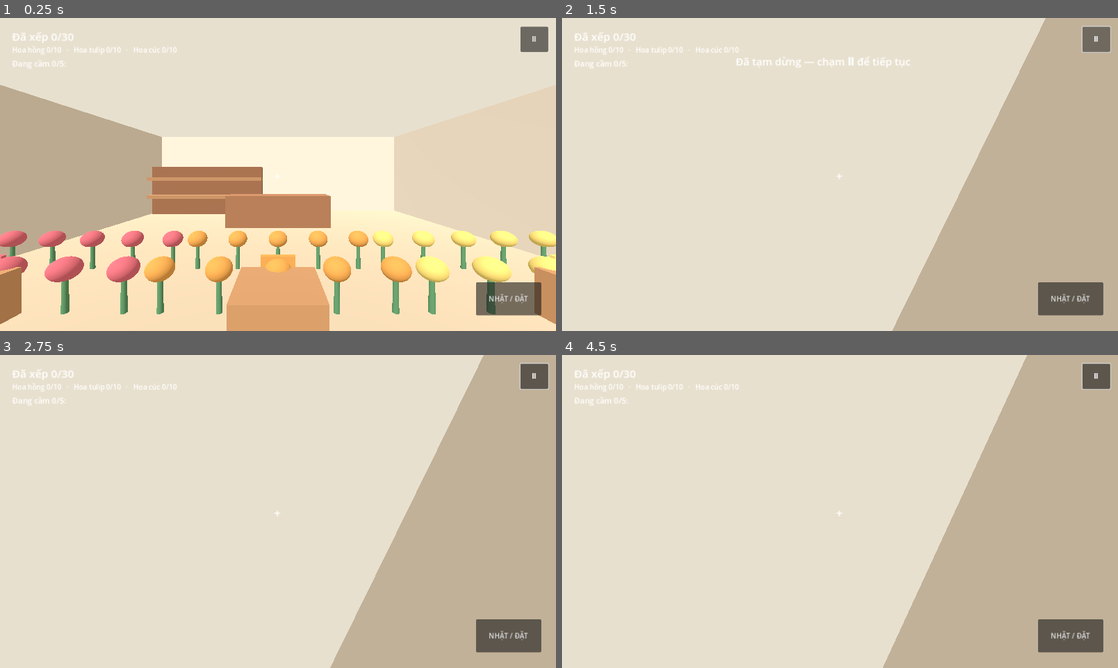
Above: before the commit, frames 1-4 (two rows, left to right).
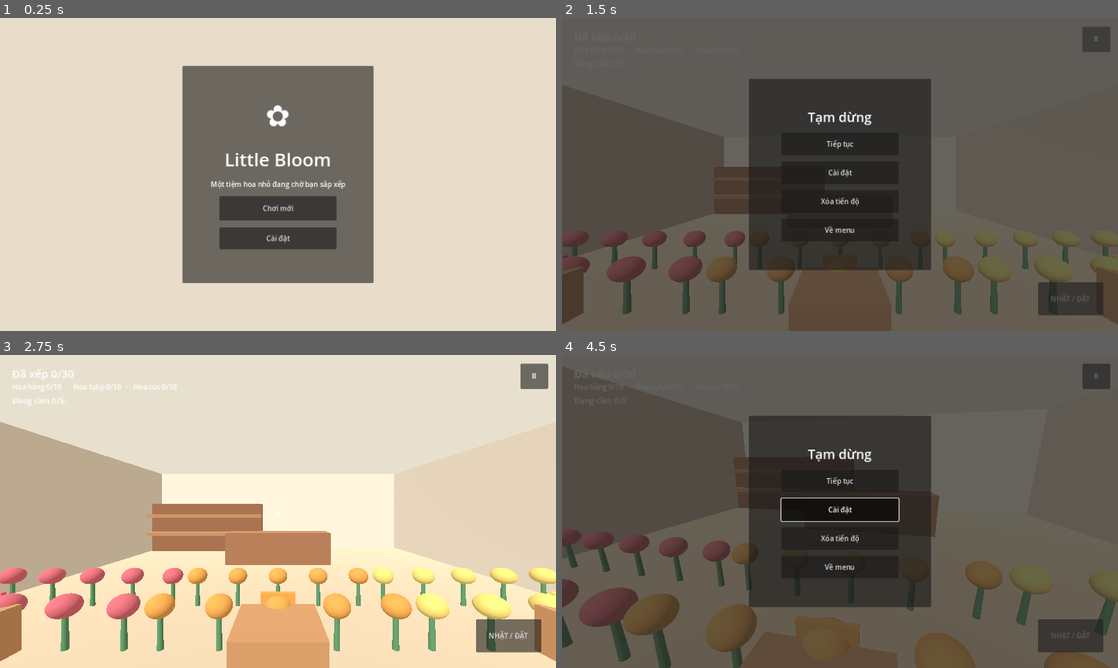
Above: after the commit, the same moments.

Repository: Phonng/tidy-up-little-bloom
Game: Godot game, scene res://scenes/main_menu.tscn
Two runs of this game, one before a commit and one after it. Both use one fixed random seed, a clock stepped at 60 frames per second and the inputs below. Before the commit the project starts from res://scenes/main.tscn.
Inputs (mouse positions are in pixels of both pictures, inside the frame that each line leads up to):
- Up to frame 1 (0.25 s): no input
- Up to frame 2 (1.5 s): click (840, 208) at 0.5 s, where only the run after the commit has a clickable "Chơi mới"; click "Ⅱ" at 1.25 s
- Up to frame 3 (2.75 s): click (278, 480) at 2 s, where only the run after the commit has a clickable "Tiếp tục"
- Up to frame 4 (4.5 s): click "NHẶT / ĐẶT" at 2.75 s; tap Enter at 3.5 s; move the mouse to (867, 511) at 3.52 s; hold Up (ui_up) from 3.53 s (still down); tap E at 3.6, 4.35 s; click (867, 511) at 3.67 s; tap Space at 4.25 s; move the mouse to (812, 511) at 4.27 s; click (812, 511) at 4.42 s

The runs differ from the first frame. In frame 1, 49% of the frame differs, in the area x 0-100%, y 2-100%; in frame 2, 100%, in the area x 0-100%, y 0-100%; in frame 3, 51%; in frame 4, 100%.

Commit message:
Add menu pause and settings flows

Diff:
--- a/project.godot
+++ b/project.godot
@@ -3,7 +3,7 @@
 
 [application]
 config/name="Little Bloom"
-run/main_scene="res://scenes/main.tscn"
+run/main_scene="res://scenes/main_menu.tscn"
 config/features=PackedStringArray("4.3", "GL Compatibility")
 
 [display]
@@ -22,3 +22,4 @@
 
 [autoload]
 GameState="*res://scripts/autoload/game_state.gd"
+SettingsManager="*res://scripts/autoload/settings_manager.gd"
--- /dev/null
+++ b/scenes/main_menu.tscn
@@ -0,0 +1,12 @@
+[gd_scene load_steps=2 format=3]
+
+[ext_resource type="Script" path="res://scripts/main_menu.gd" id="1_menu"]
+
+[node name="MainMenu" type="Control"]
+layout_mode = 3
+anchors_preset = 15
+anchor_right = 1.0
+anchor_bottom = 1.0
+grow_horizontal = 2
+grow_vertical = 2
+script = ExtResource("1_menu")
--- a/scripts/autoload/game_state.gd
+++ b/scripts/autoload/game_state.gd
@@ -76,6 +76,9 @@
 
 func is_complete() -> bool:
 	return placed_ids.size() >= FLOWER_TYPES.size() * TARGET_PER_TYPE
+
+func has_progress() -> bool:
+	return not inventory.is_empty() or not placed_ids.is_empty()
 
 func _is_valid_flower_id(flower_id: String) -> bool:
 	var parts := flower_id.split("_")
--- /dev/null
+++ b/scripts/autoload/settings_manager.gd
@@ -0,0 +1,69 @@
+extends Node
+
+const SETTINGS_PATH := "user://settings.cfg"
+
+var look_sensitivity := 1.0
+var invert_y := false
+var music_volume := 0.7
+var sfx_volume := 0.8
+
+func _ready() -> void:
+	_ensure_audio_bus("Music")
+	_ensure_audio_bus("SFX")
+	load_settings()
+	_apply_audio()
+
+func _ensure_audio_bus(bus_name: String) -> void:
+	var index := AudioServer.get_bus_index(bus_name)
+	if index == -1:
+		index = AudioServer.bus_count
+		AudioServer.add_bus(index)
+		AudioServer.set_bus_name(index, bus_name)
+	AudioServer.set_bus_send(index, "Master")
+
+func load_settings() -> void:
+	var config := ConfigFile.new()
+	if config.load(SETTINGS_PATH) != OK:
+		return
+	look_sensitivity = clampf(float(config.get_value("controls", "look_sensitivity", 1.0)), 0.5, 2.0)
+	invert_y = bool(config.get_value("controls", "invert_y", false))
+	music_volume = clampf(float(config.get_value("audio", "music_volume", 0.7)), 0.0, 1.0)
+	sfx_volume = clampf(float(config.get_value("audio", "sfx_volume", 0.8)), 0.0, 1.0)
+
+func save_settings() -> void:
+	var config := ConfigFile.new()
+	config.set_value("controls", "look_sensitivity", look_sensitivity)
+	config.set_value("controls", "invert_y", invert_y)
+	config.set_value("audio", "music_volume", music_volume)
+	config.set_value("audio", "sfx_volume", sfx_volume)
+	var error := config.save(SETTINGS_PATH)
+	if error != OK:
+		push_warning("Could not save settings")
+
+func set_look_sensitivity(value: float) -> void:
+	look_sensitivity = clampf(value, 0.5, 2.0)
+	save_settings()
+
+func set_invert_y(value: bool) -> void:
+	invert_y = value
+	save_settings()
+
+func set_music_volume(value: float) -> void:
+	music_volume = clampf(value, 0.0, 1.0)
+	_apply_audio()
+	save_settings()
+
+func set_sfx_volume(value: float) -> void:
+	sfx_volume = clampf(value, 0.0, 1.0)
+	_apply_audio()
+	save_settings()
+
+func _apply_audio() -> void:
+	_set_bus_volume("Music", music_volume)
+	_set_bus_volume("SFX", sfx_volume)
+
+func _set_bus_volume(bus_name: String, linear_volume: float) -> void:
+	var index := AudioServer.get_bus_index(bus_name)
+	if index >= 0:
+		var decibels := -80.0 if linear_volume <= 0.001 else linear_to_db(linear_volume)
+		AudioServer.set_bus_volume_db(index, decibels)
--- /dev/null
+++ b/scripts/main_menu.gd
@@ -0,0 +1,108 @@
+extends Control
+
+const GAME_SCENE := "res://scenes/main.tscn"
+
+var continue_button: Button
+var settings_panel: SettingsPanel
+var reset_dialog: ConfirmationDialog
+var new_game_dialog: ConfirmationDialog
+
+func _ready() -> void:
+	_build_menu()
+	_update_continue_button()
+
+func _build_menu() -> void:
+	var background := ColorRect.new()
+	background.color = Color("#e8ddca")
+	background.set_anchors_and_offsets_preset(Control.PRESET_FULL_RECT)
+	add_child(background)
+	var center := CenterContainer.new()
+	center.set_anchors_and_offsets_preset(Control.PRESET_FULL_RECT)
+	add_child(center)
+	var card := PanelContainer.new()
+	card.custom_minimum_size = Vector2(440, 500)
+	center.add_child(card)
+	var column := VBoxContainer.new()
+	column.alignment = BoxContainer.ALIGNMENT_CENTER
+	column.add_theme_constant_override("separation", 16)
+	card.add_child(column)
+	var flower_mark := Label.new()
+	flower_mark.text = "✿"
+	flower_mark.horizontal_alignment = HORIZONTAL_ALIGNMENT_CENTER
+	flower_mark.add_theme_font_size_override("font_size", 68)
+	column.add_child(flower_mark)
+	var title := Label.new()
+	title.text = "Little Bloom"
+	title.horizontal_alignment = HORIZONTAL_ALIGNMENT_CENTER
+	title.add_theme_font_size_override("font_size", 42)
+	column.add_child(title)
+	var subtitle := Label.new()
+	subtitle.text = "Một tiệm hoa nhỏ đang chờ bạn sắp xếp"
+	subtitle.horizontal_alignment = HORIZONTAL_ALIGNMENT_CENTER
+	subtitle.autowrap_mode = TextServer.AUTOWRAP_WORD_SMART
+	column.add_child(subtitle)
+	var new_game := Button.new()
+	new_game.text = "Chơi mới"
+	new_game.custom_minimum_size = Vector2(270, 56)
+	new_game.size_flags_horizontal = Control.SIZE_SHRINK_CENTER
+	new_game.pressed.connect(_start_new_game)
+	column.add_child(new_game)
+	continue_button = Button.new()
+	continue_button.text = "Tiếp tục"
+	continue_button.custom_minimum_size = Vector2(270, 56)
+	continue_button.size_flags_horizontal = Control.SIZE_SHRINK_CENTER
+	continue_button.pressed.connect(_continue_game)
+	column.add_child(continue_button)
+	var settings := Button.new()
+	settings.text = "Cài đặt"
+	settings.custom_minimum_size = Vector2(270, 50)
+	settings.size_flags_horizontal = Control.SIZE_SHRINK_CENTER
+	settings.pressed.connect(_open_settings)
+	column.add_child(settings)
+	settings_panel = SettingsPanel.new()
+	settings_panel.set_anchors_preset(Control.PRESET_CENTER)
+	settings_panel.position = Vector2(-225, -235)
+	settings_panel.visible = false
+	settings_panel.closed.connect(func(): settings_panel.visible = false)
+	settings_panel.reset_requested.connect(_confirm_reset)
+	add_child(settings_panel)
+	reset_dialog = _make_reset_dialog()
+	add_child(reset_dialog)
+	new_game_dialog = ConfirmationDialog.new()
+	new_game_dialog.title = "Bắt đầu lượt mới?"
+	new_game_dialog.dialog_text = "Tiến độ hiện tại sẽ bị xóa. Bạn có muốn bắt đầu lại không?"
+	new_game_dialog.confirmed.connect(_begin_new_game)
+	add_child(new_game_dialog)
+
+func _update_continue_button() -> void:
+	continue_button.visible = GameState.has_progress()
+
+func _start_new_game() -> void:
+	if GameState.has_progress():
+		new_game_dialog.popup_centered()
+		return
+	_begin_new_game()
+
+func _begin_new_game() -> void:
+	GameState.reset_game()
+	get_tree().change_scene_to_file(GAME_SCENE)
+
+func _continue_game() -> void:
+	get_tree().change_scene_to_file(GAME_SCENE)
+
+func _open_settings() -> void:
+	settings_panel.visible = true
+
+func _confirm_reset() -> void:
+	reset_dialog.popup_centered()
+
+func _make_reset_dialog() -> ConfirmationDialog:
+	var dialog := ConfirmationDialog.new()
+	dialog.title = "Xóa tiến độ?"
+	dialog.dialog_text = "Tiến độ chơi đã lưu sẽ bị xóa. Bạn có muốn tiếp tục không?"
+	dialog.confirmed.connect(_reset_progress)
+	return dialog
+
+func _reset_progress() -> void:
+	GameState.reset_game()
+	_update_continue_button()
--- a/scripts/player.gd
+++ b/scripts/player.gd
@@ -69,8 +69,10 @@
 		velocity.y = 0
 	move_and_slide()
 	var delta_look := look_delta + touch_look
-	rotate_y(-delta_look.x * LOOK_SENSITIVITY)
-	head.rotate_x(-delta_look.y * LOOK_SENSITIVITY)
+	var sensitivity := LOOK_SENSITIVITY * SettingsManager.look_sensitivity
+	var vertical_sign := -1.0 if SettingsManager.invert_y else 1.0
+	rotate_y(-delta_look.x * sensitivity)
+	head.rotate_x(-delta_look.y * sensitivity * vertical_sign)
 	head.rotation.x = clampf(head.rotation.x, deg_to_rad(-75), deg_to_rad(75))
 	look_delta = Vector2.ZERO
 	touch_look = Vector2.ZERO
--- /dev/null
+++ b/scripts/settings_panel.gd
@@ -0,0 +1,51 @@
+extends PanelContainer
+class_name SettingsPanel
+
+signal closed
+signal reset_requested
+
+func _ready() -> void:
+	custom_minimum_size = Vector2(450, 470)
+	process_mode = Node.PROCESS_MODE_ALWAYS
+	var column := VBoxContainer.new()
+	column.add_theme_constant_override("separation", 12)
+	add_child(column)
+	var title := Label.new()
+	title.text = "Cài đặt"
+	title.horizontal_alignment = HORIZONTAL_ALIGNMENT_CENTER
+	title.add_theme_font_size_override("font_size", 28)
+	column.add_child(title)
+	_add_slider(column, "Độ nhạy nhìn", SettingsManager.look_sensitivity, 0.5, 2.0, 0.05, SettingsManager.set_look_sensitivity)
+	var invert := CheckButton.new()
+	invert.text = "Đảo trục nhìn dọc"
+	invert.button_pressed = SettingsManager.invert_y
+	invert.toggled.connect(SettingsManager.set_invert_y)
+	column.add_child(invert)
+	_add_slider(column, "Âm lượng nhạc", SettingsManager.music_volume, 0.0, 1.0, 0.05, SettingsManager.set_music_volume)
+	_add_slider(column, "Âm lượng hiệu ứng", SettingsManager.sfx_volume, 0.0, 1.0, 0.05, SettingsManager.set_sfx_volume)
+	var spacer := Control.new()
+	spacer.size_flags_vertical = Control.SIZE_EXPAND_FILL
+	column.add_child(spacer)
+	var reset := Button.new()
+	reset.text = "Xóa tiến độ đã lưu"
+	reset.custom_minimum_size.y = 48
+	reset.pressed.connect(func(): reset_requested.emit())
+	column.add_child(reset)
+	var close_button := Button.new()
+	close_button.text = "Đóng"
+	close_button.custom_minimum_size.y = 48
+	close_button.pressed.connect(func(): closed.emit())
+	column.add_child(close_button)
+
+func _add_slider(parent: VBoxContainer, label_text: String, initial_value: float, minimum: float, maximum: float, step: float, on_change: Callable) -> void:
+	var title := Label.new()
+	title.text = label_text
+	parent.add_child(title)
+	var slider := HSlider.new()
+	slider.min_value = minimum
+	slider.max_value = maximum
+	slider.step = step
+	slider.value = initial_value
+	slider.size_flags_horizontal = Control.SIZE_EXPAND_FILL
+	slider.value_changed.connect(on_change)
+	parent.add_child(slider)
--- a/scripts/touch_controls.gd
+++ b/scripts/touch_controls.gd
@@ -12,6 +12,10 @@
 var notice_label: Label
 var joystick_base: ColorRect
 var joystick_knob: ColorRect
+var pause_overlay: Control
+var pause_card: Control
+var settings_panel: SettingsPanel
+var reset_dialog: ConfirmationDialog
 var _move_touch := -1
 var _look_touch := -1
 var _move_origin := Vector2.ZERO
@@ -91,6 +95,7 @@
 	pause_button.position = Vector2(-82, 20)
 	pause_button.pressed.connect(_toggle_pause)
 	root.add_child(pause_button)
+	_build_pause_overlay(root)
 	_build_completion_overlay(root)
 
 func _input(event: InputEvent) -> void:
@@ -157,9 +162,98 @@
 		notice_label.text = ""
 
 func _toggle_pause() -> void:
-	get_tree().paused = not get_tree().paused
-	if get_tree().paused:
-		_show_notice("Đã tạm dừng — chạm Ⅱ để tiếp tục")
+	if pause_overlay.visible:
+		_close_pause()
+	else:
+		_open_pause()
+
+func _build_pause_overlay(root: Control) -> void:
+	pause_overlay = Control.new()
+	pause_overlay.set_anchors_and_offsets_preset(Control.PRESET_FULL_RECT)
+	pause_overlay.process_mode = Node.PROCESS_MODE_ALWAYS
+	pause_overlay.visible = false
+	pause_overlay.mouse_filter = Control.MOUSE_FILTER_STOP
+	pause_overlay.z_index = 10
+	root.add_child(pause_overlay)
+	var dim := ColorRect.new()
+	dim.color = Color(0.12, 0.12, 0.12, 0.68)
+	dim.set_anchors_and_offsets_preset(Control.PRESET_FULL_RECT)
+	dim.mouse_filter = Control.MOUSE_FILTER_STOP
+	pause_overlay.add_child(dim)
+	pause_card = PanelContainer.new()
+	pause_card.set_anchors_preset(Control.PRESET_CENTER)
+	pause_card.position = Vector2(-210, -220)
+	pause_card.size = Vector2(420, 440)
+	pause_card.custom_minimum_size = Vector2(420, 440)
+	pause_overlay.add_child(pause_card)
+	var column := VBoxContainer.new()
+	column.alignment = BoxContainer.ALIGNMENT_CENTER
+	column.add_theme_constant_override("separation", 14)
+	pause_card.add_child(column)
+	var title := Label.new()
+	title.text = "Tạm dừng"
+	title.horizontal_alignment = HORIZONTAL_ALIGNMENT_CENTER
+	title.add_theme_font_size_override("font_size", 30)
+	column.add_child(title)
+	var resume := _pause_button("Tiếp tục", _close_pause)
+	column.add_child(resume)
+	var settings := _pause_button("Cài đặt", _open_pause_settings)
+	column.add_child(settings)
+	var reset := _pause_button("Xóa tiến độ", _confirm_reset)
+	column.add_child(reset)
+	var menu := _pause_button("Về menu", _go_to_menu)
+	column.add_child(menu)
+	settings_panel = SettingsPanel.new()
+	settings_panel.set_anchors_preset(Control.PRESET_CENTER)
+	settings_panel.position = Vector2(-225, -235)
+	settings_panel.visible = false
+	settings_panel.closed.connect(_close_pause_settings)
+	settings_panel.reset_requested.connect(_confirm_reset)
+	pause_overlay.add_child(settings_panel)
+	reset_dialog = ConfirmationDialog.new()
+	reset_dialog.title = "Xóa tiến độ?"
+	reset_dialog.dialog_text = "Tiến độ chơi đã lưu sẽ bị xóa. Bạn có muốn tiếp tục không?"
+	reset_dialog.process_mode = Node.PROCESS_MODE_ALWAYS
+	reset_dialog.confirmed.connect(_reset_progress)
+	pause_overlay.add_child(reset_dialog)
+
+func _pause_button(label: String, action: Callable) -> Button:
+	var button := Button.new()
+	button.text = label
+	button.custom_minimum_size = Vector2(270, 52)
+	button.size_flags_horizontal = Control.SIZE_SHRINK_CENTER
+	button.pressed.connect(action)
+	return button
+
+func _open_pause() -> void:
+	pause_overlay.visible = true
+	pause_card.visible = true
+	settings_panel.visible = false
+	get_tree().paused = true
+
+func _close_pause() -> void:
+	get_tree().paused = false
+	pause_overlay.visible = false
+
+func _open_pause_settings() -> void:
+	pause_card.visible = false
+	settings_panel.visible = true
+
+func _close_pause_settings() -> void:
+	settings_panel.visible = false
+	pause_card.visible = true
+
+func _confirm_reset() -> void:
+	reset_dialog.popup_centered()
+
+func _reset_progress() -> void:
+	GameState.reset_game()
+	get_tree().paused = false
+	get_tree().change_scene_to_file("res://scenes/main_menu.tscn")
+
+func _go_to_menu() -> void:
+	get_tree().paused = false
+	get_tree().change_scene_to_file("res://scenes/main_menu.tscn")
 
 func _show_complete() -> void:
 	_completion_overlay.visible = true
Not shown, changed: ROADMAP_CHECKLIST.md
